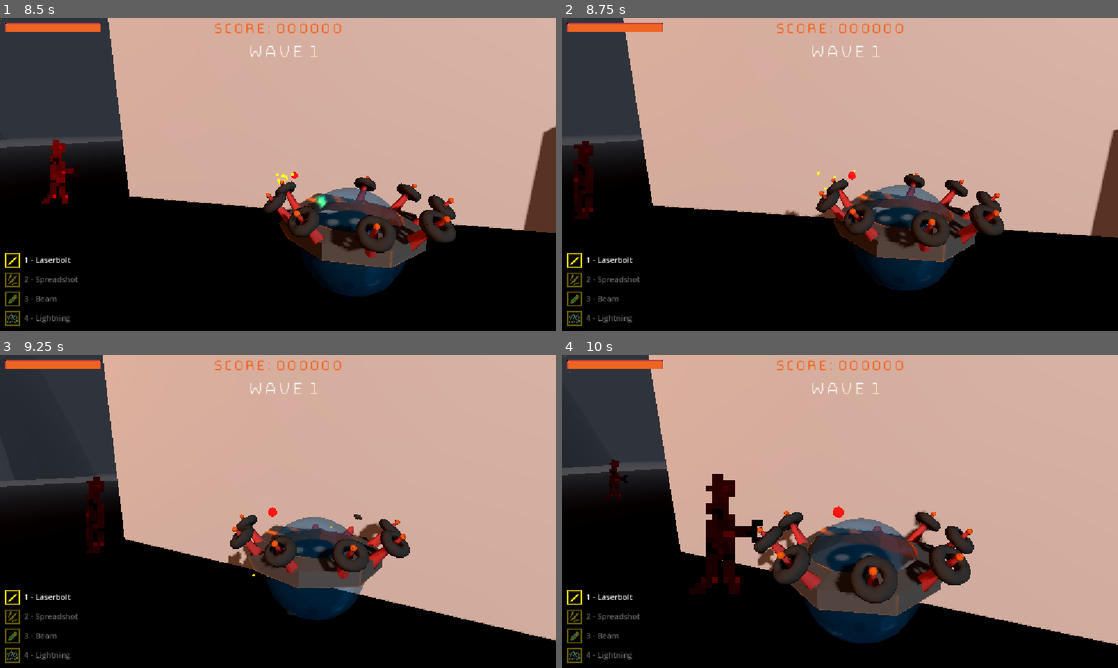
Above: before the commit, frames 1-4 (two rows, left to right).
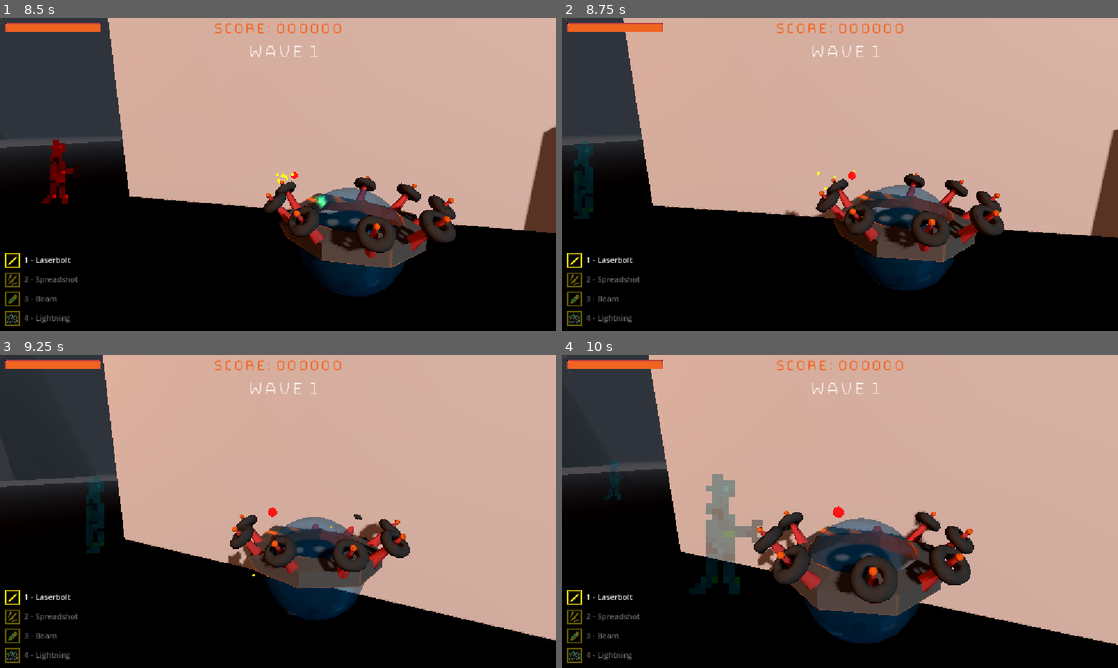
Above: after the commit, the same moments.

Repository: Gamkedo/terminus-2k28
Game: Godot game, scene res://level_menu.tscn
The game is run twice, just before and just after one commit, with the same random seed, the same clock (stepped at 60 frames per second) and the same inputs.
Inputs (mouse positions are in pixels of both pictures, inside the frame that each line leads up to):
- Up to frame 1 (8.5 s): click (400, 161) at 0.5 s; move the mouse to (272, 180) at 1.27 s; press the mouse at (272, 180) at 1.28 s; hold W (walk_up) 1.28-2.78 s; move the mouse to (316, 177) at 2.02 s; release the mouse at (316, 177) at 2.03 s; tap X (toggle_mouse_capture) at 2.1 s; move the mouse to (111, 127) at 2.77 s; hold A (walk_left) 2.78-3.5 s; hold 0 (weapon0) 2.78-3.5 s; drag from (305, 174) to (111, 127) at 3.52 s; move the mouse to (255, 168) at 4.27 s; hold 2 (weapon2) 4.28-5.03 s; hold W (walk_up) 4.28-6.53 s; move the mouse to (305, 174) at 5.02 s; tap 3 (weapon3) at 5.1 s; move the mouse to (250, 174) at 5.77 s; hold 4 (weapon4) 5.78-6.53 s; click (250, 174) at 5.92 s; move the mouse to (289, 168) at 6.52 s; hold D (walk_right) 6.53-7.28 s; tap 5 (weapon5) at 6.6 s; move the mouse to (272, 180) at 7.27 s; hold 6 (weapon6) 7.28-8.03 s; hold W (walk_up) from 7.28 s (still down); move the mouse to (316, 177) at 8.02 s; tap 7 (weapon7) at 8.1 s; click (316, 177) at 8.17 s
- Up to frame 2 (8.75 s): keep holding W (walk_up)
- Up to frame 3 (9.25 s): keep holding W (walk_up); move the mouse to (233, 508) at 8.77 s; hold 8 (weapon8) from 8.78 s (still down)
- Up to frame 4 (10 s): move the mouse to (845, 511) at 9.52 s; release W (walk_up) at 9.53 s; release 8 (weapon8) at 9.53 s; hold A (walk_left) from 9.53 s (still down); tap 9 (weapon9) at 9.6 s

Frame 1 is identical in both runs. In frame 2, 0.7% of the frame differs, in the area x 2-6%, y 39-65%; in frame 3, 0.6%; in frame 4, 1.9%, in the area x 7-37%, y 33-77%.

Commit message:
Immersive droid "cloak" effect instead of darkening

Diff:
--- a/Scenes - Objects/enemy_model_demo.tscn
+++ b/Scenes - Objects/enemy_model_demo.tscn
@@ -84,7 +84,7 @@
 [node name="BillboardBack" type="AnimatedSprite3D" parent="." unique_id=939738332]
 transform = Transform3D(1, 0, 0, 0, 1, 0, 0, 0, 1, 0, 1.4575043, 0)
 visible = false
-modulate = Color(0.32, 0, 0, 1)
+modulate = Color(0, 0.55466676, 0.64, 0.38039216)
 pixel_size = 0.15
 billboard = 1
 texture_filter = 0
--- a/Scripts/gameplay/level_manager/enemy_spawner.gd
+++ b/Scripts/gameplay/level_manager/enemy_spawner.gd
@@ -10,6 +10,7 @@
 	"ANDROID": "res://Scenes - Objects/enemy_android.tscn",
 	"TURRET": "res://Scenes - Objects/enemy_stationary_turret.tscn",
 	"ROOMBYE": "res://Scenes - Objects/enemy_roombye.tscn",
+	"QUADCOPTER": "res://Scenes - Objects/enemy_quadcopter.tscn",
 	"FLOATING_HEAD": "res://Scenes - Objects/enemy_model_demo.tscn",
 	"SMART_DROID": "res://Scenes - Objects/enemy_model_demo.tscn",
 	}
